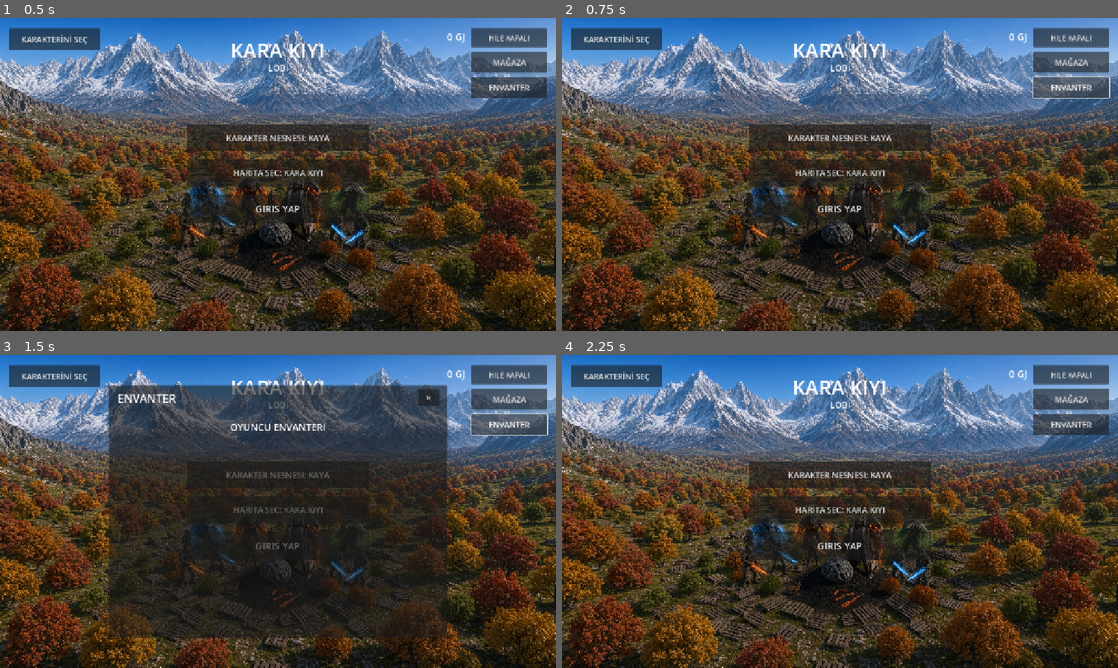
Above: before the commit, frames 1-4 (two rows, left to right).
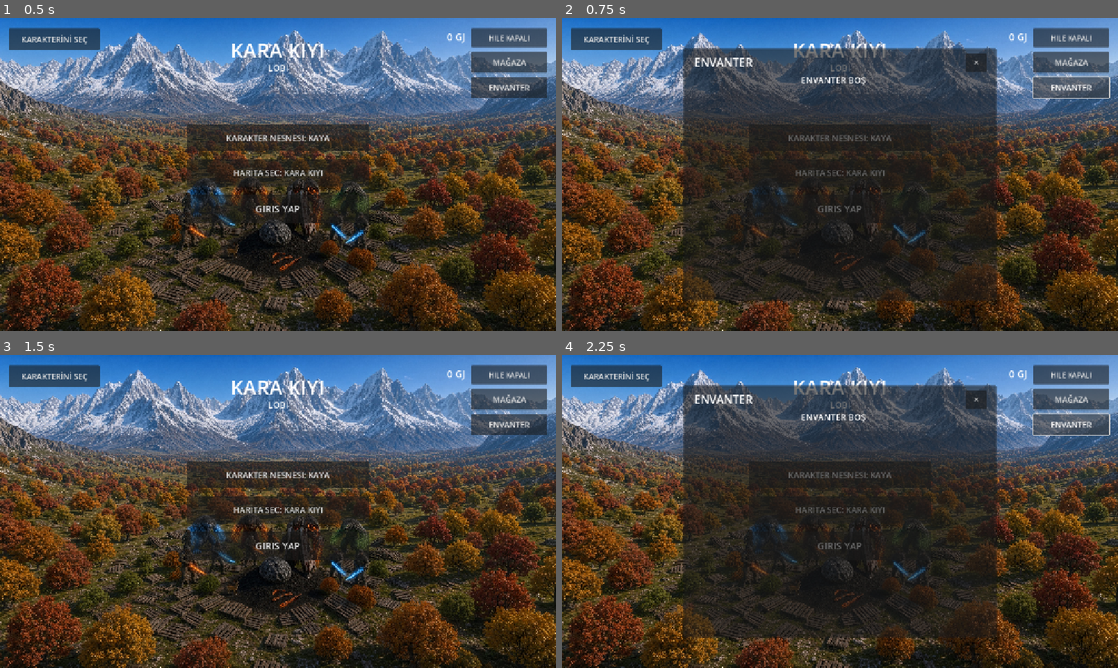
Above: after the commit, the same moments.

Repository: cantrsx-blip/GrayCardWars
Game: Godot game, scene res://scenes/Intro.tscn
The game is run twice, just before and just after one commit, with the same random seed, the same clock (stepped at 60 frames per second) and the same inputs.
Inputs:
- Up to frame 1 (0.5 s): no input
- Up to frame 2 (0.75 s): click "ENVANTER" at 0.5 s
- Up to frame 3 (1.5 s): click "ENVANTER" (after the commit: "✕") at 1.25 s
- Up to frame 4 (2.25 s): click "✕" (after the commit: "ENVANTER") at 2 s

Frame 1 is identical in both runs. In frame 2, 26% of the frame differs, in the area x 21-79%, y 9-91%; in frame 3, 28%, in the area x 19-99%, y 9-91%; in frame 4, 26%.

Commit message:
Show real player inventory in lobby

Diff:
--- a/scripts/intro.gd
+++ b/scripts/intro.gd
@@ -13,6 +13,7 @@
 var cheat_button: Button
 var store_panel: Panel
 var lobby_inventory_panel: Panel
+var lobby_inventory: Dictionary = {}
 
 const CHARACTERS := ["KAYA", "S.A.Z", "AKREP"]
 const MAPS := ["KARA KIYI"]
@@ -22,6 +23,7 @@
 	if DisplayServer.get_name() == "headless":
 		get_tree().change_scene_to_file.call_deferred("res://scenes/Main.tscn")
 		return
+	_load_lobby_inventory()
 	_build_lobby()
 
 func _build_lobby():
@@ -168,37 +170,98 @@
 	if gj_label: gj_label.text=str(gj_balance)+" GJ"
 	if cheat_button: cheat_button.text="HILE ACIK" if cheat_mode else "HILE KAPALI"
 
+func _load_lobby_inventory():
+	var cfg=ConfigFile.new()
+	if cfg.load("user://player.cfg")==OK:
+		var saved=cfg.get_value("inventory","crafted",{})
+		if saved is Dictionary: lobby_inventory=saved
+
+func _rarity_name(rarity:String) -> String:
+	match rarity:
+		"gray": return "Gri"
+		"green": return "Yeşil"
+		"blue": return "Mavi"
+		"orange": return "Turuncu"
+		"red": return "Kırmızı"
+	return rarity
+
 func _toggle_lobby_inventory():
 	if lobby_inventory_panel==null:
 		_build_lobby_inventory()
-	lobby_inventory_panel.visible=not lobby_inventory_panel.visible
+	var opening=not lobby_inventory_panel.visible
+	lobby_inventory_panel.visible=opening
+	if opening: _refresh_lobby_inventory()
 
 func _build_lobby_inventory():
 	lobby_inventory_panel=Panel.new()
 	lobby_inventory_panel.set_anchors_preset(Control.PRESET_CENTER)
-	lobby_inventory_panel.position=Vector2(-390,-290)
-	lobby_inventory_panel.size=Vector2(780,580)
+	lobby_inventory_panel.position=Vector2(-360,-290)
+	lobby_inventory_panel.size=Vector2(720,580)
 	add_child(lobby_inventory_panel)
 	var title=Label.new()
 	title.text="ENVANTER"
-	title.position=Vector2(20,12)
-	title.size=Vector2(620,38)
+	title.position=Vector2(24,14)
 	title.add_theme_font_size_override("font_size",26)
 	lobby_inventory_panel.add_child(title)
 	var close=Button.new()
 	close.text="✕"
-	close.position=Vector2(712,10)
-	close.size=Vector2(50,38)
+	close.position=Vector2(650,12)
+	close.size=Vector2(48,42)
 	close.pressed.connect(_toggle_lobby_inventory)
 	lobby_inventory_panel.add_child(close)
-	var info=Label.new()
-	info.text="OYUNCU ENVANTERI"
-	info.position=Vector2(20,80)
-	info.size=Vector2(740,50)
-	info.horizontal_alignment=HORIZONTAL_ALIGNMENT_CENTER
-	info.add_theme_font_size_override("font_size",22)
-	lobby_inventory_panel.add_child(info)
-	lobby_inventory_panel.visible=true
+	var scroll=ScrollContainer.new()
+	scroll.name="InvScroll"
+	scroll.position=Vector2(20,58)
+	scroll.size=Vector2(680,500)
+	lobby_inventory_panel.add_child(scroll)
+	var grid=GridContainer.new()
+	grid.name="Grid"
+	grid.columns=5
+	grid.custom_minimum_size=Vector2(650,0)
+	grid.add_theme_constant_override("h_separation",2)
+	grid.add_theme_constant_override("v_separation",6)
+	scroll.add_child(grid)
+	lobby_inventory_panel.visible=false
+
+func _refresh_lobby_inventory():
+	if lobby_inventory_panel==null: return
+	var grid=lobby_inventory_panel.get_node("InvScroll/Grid")
+	for child in grid.get_children(): child.queue_free()
+	var shown:=0
+	for key in lobby_inventory:
+		var count=int(lobby_inventory[key])
+		if count<=0: continue
+		var parts=str(key).split("|")
+		if parts.size()<2: continue
+		var title="%s %s" % [_rarity_name(str(parts[1])),str(parts[0])]
+		var stackable=str(parts[0]) in ["Ok","Tabanca Mermisi","Pompalı Mermisi","Tüfek Mermisi"]
+		var remaining=count
+		while remaining>0 and shown<25:
+			var amount=mini(100,remaining) if stackable else 1
+			var cell=VBoxContainer.new()
+			cell.custom_minimum_size=Vector2(128,142)
+			var image=TextureRect.new()
+			image.custom_minimum_size=Vector2(128,104)
+			image.expand_mode=TextureRect.EXPAND_IGNORE_SIZE
+			image.stretch_mode=TextureRect.STRETCH_KEEP_ASPECT_CENTERED
+			cell.add_child(image)
+			var name=Button.new()
+			name.custom_minimum_size=Vector2(128,34)
+			name.text=title+"  "+str(amount)+"x"
+			name.clip_text=true
+			name.add_theme_font_size_override("font_size",10)
+			cell.add_child(name)
+			grid.add_child(cell)
+			remaining-=amount
+			shown+=1
+		if shown>=25: break
+	if shown==0:
+		var empty=Label.new()
+		empty.text="ENVANTER BOŞ"
+		empty.custom_minimum_size=Vector2(650,60)
+		empty.horizontal_alignment=HORIZONTAL_ALIGNMENT_CENTER
+		empty.add_theme_font_size_override("font_size",20)
+		grid.add_child(empty)
 
 func _toggle_store():
 	if store_panel==null:
